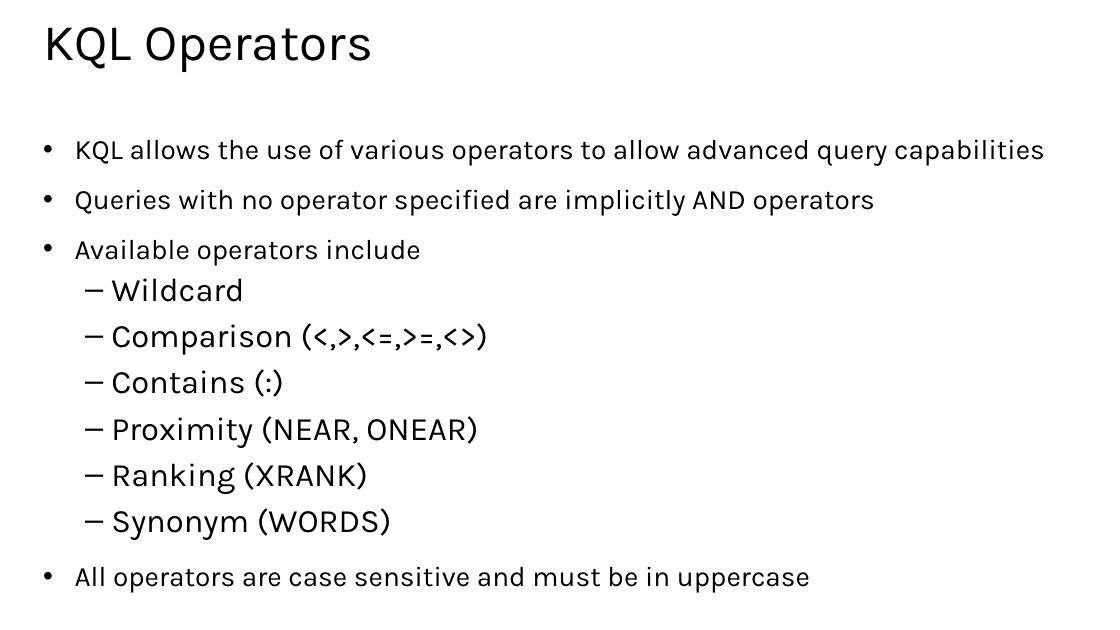
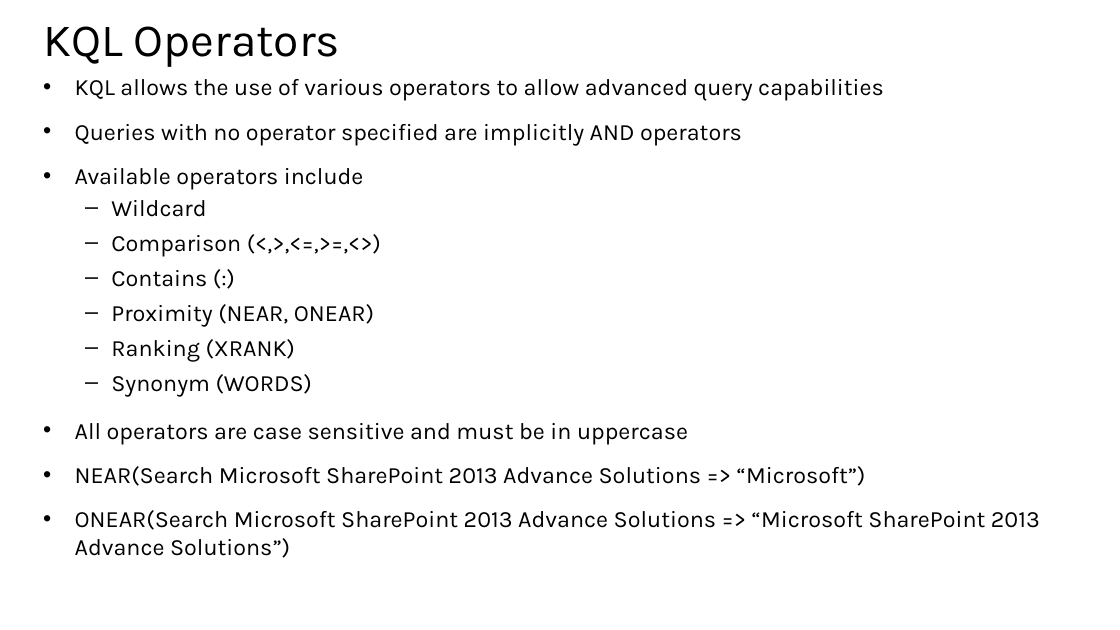
Before and after one commit to budostylz/AdvanceSolutions2013, a slide deck: slide 10 of Interacting with SharePoint Search/Interacting with SharePoint Search.pptx. Drawn at 1120x630 pixels with LibreOffice and Linux fonts; fonts in the diff are those of the drawing. Boxes give left, top, right and bottom in pixels: in the first picture for what was removed or moved away, otherwise in the second. Text is boxed around its words. In the diff, an @@ line names an element or a change of style, - is before the commit and + after.

```diff
--- a/Interacting with SharePoint Search/Interacting with SharePoint Search.pptx
+++ b/Interacting with SharePoint Search/Interacting with SharePoint Search.pptx
@@ title "KQL Operators" at bbox=[43, 26, 340, 67]: size 44 to 39.6 pt @@
@@ text "KQL allows the use of ...": place and size @@
-text "KQL allows the use of ..." at bbox=[75, 139, 1045, 593]
+text "KQL allows the use of ..." at bbox=[75, 79, 1040, 558]
@@ text at bbox=[75, 79, 884, 444]: size 24 to 20 pt in "KQL allows the use of various operators ...", "Queries with no operator specified are implicitly ...", "Available operators include", "All operators are case sensitive and must ..."; size 28 to 20 pt in "Wildcard", "Comparison (<,>,<=,>=,<>)", "Contains (:)", "Proximity (NEAR, ONEAR)" and 2 more places @@
@@ text at bbox=[75, 466, 1040, 558]: paragraphs added @@
+• NEAR(Search Microsoft SharePoint 2013 Advance Solutions => “Microsoft”)
+• ONEAR(Search Microsoft SharePoint 2013 Advance Solutions => “Microsoft SharePoint 2013 Advance Solutions”)
```
Also in this commit, not shown: 1 other file.
